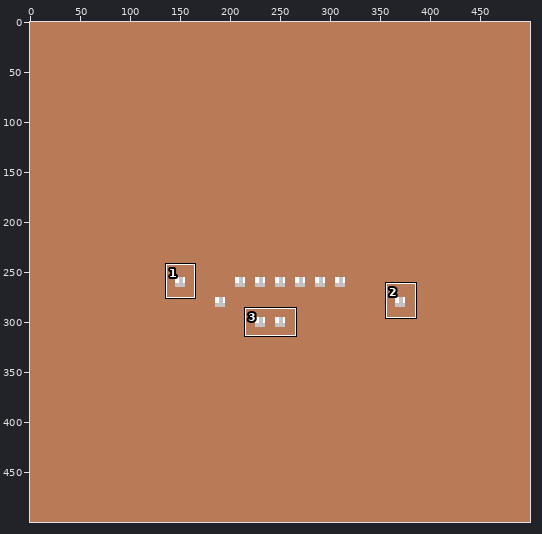
A sprite sheet gets an edit: PlayArtCreator/PlayArt/Offense/1-2_Default.png. The picture above shows the old version from afar; the outline marks the close-up.
Close-up. Before the edit:
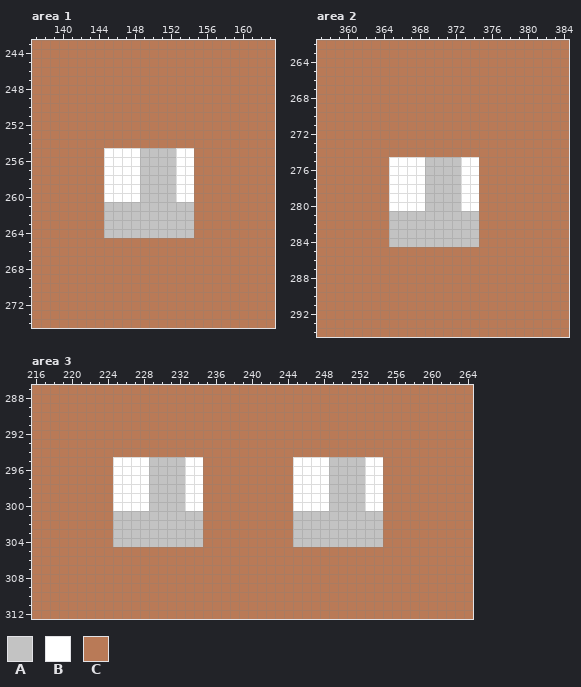
The file is 500x500 pixels. Colours within 5 levels of each other are drawn and written as one. Shown: area 1: x 137..163, y 243..274; area 2: x 357..384, y 262..294; area 3: x 216..264, y 287..312. The commit also changed other parts of the picture, which this record leaves out.
Palette (. is transparent): A #c3c3c3  B #ffffff  C #b97a57
Pixels before, area 1, first column x 137:
243 CCCCCCCCCCCCCCCCCCCCCCCCCCC
244 CCCCCCCCCCCCCCCCCCCCCCCCCCC
245 CCCCCCCCCCCCCCCCCCCCCCCCCCC
246 CCCCCCCCCCCCCCCCCCCCCCCCCCC
247 CCCCCCCCCCCCCCCCCCCCCCCCCCC
248 CCCCCCCCCCCCCCCCCCCCCCCCCCC
249 CCCCCCCCCCCCCCCCCCCCCCCCCCC
250 CCCCCCCCCCCCCCCCCCCCCCCCCCC
251 CCCCCCCCCCCCCCCCCCCCCCCCCCC
252 CCCCCCCCCCCCCCCCCCCCCCCCCCC
253 CCCCCCCCCCCCCCCCCCCCCCCCCCC
254 CCCCCCCCCCCCCCCCCCCCCCCCCCC
255 CCCCCCCCBBBBAAAABBCCCCCCCCC
256 CCCCCCCCBBBBAAAABBCCCCCCCCC
257 CCCCCCCCBBBBAAAABBCCCCCCCCC
258 CCCCCCCCBBBBAAAABBCCCCCCCCC
259 CCCCCCCCBBBBAAAABBCCCCCCCCC
260 CCCCCCCCBBBBAAAABBCCCCCCCCC
261 CCCCCCCCAAAAAAAAAACCCCCCCCC
262 CCCCCCCCAAAAAAAAAACCCCCCCCC
263 CCCCCCCCAAAAAAAAAACCCCCCCCC
264 CCCCCCCCAAAAAAAAAACCCCCCCCC
265 CCCCCCCCCCCCCCCCCCCCCCCCCCC
266 CCCCCCCCCCCCCCCCCCCCCCCCCCC
267 CCCCCCCCCCCCCCCCCCCCCCCCCCC
268 CCCCCCCCCCCCCCCCCCCCCCCCCCC
269 CCCCCCCCCCCCCCCCCCCCCCCCCCC
270 CCCCCCCCCCCCCCCCCCCCCCCCCCC
271 CCCCCCCCCCCCCCCCCCCCCCCCCCC
272 CCCCCCCCCCCCCCCCCCCCCCCCCCC
273 CCCCCCCCCCCCCCCCCCCCCCCCCCC
274 CCCCCCCCCCCCCCCCCCCCCCCCCCC
Pixels before, area 2, first column x 357:
262 CCCCCCCCCCCCCCCCCCCCCCCCCCCC
263 CCCCCCCCCCCCCCCCCCCCCCCCCCCC
264 CCCCCCCCCCCCCCCCCCCCCCCCCCCC
265 CCCCCCCCCCCCCCCCCCCCCCCCCCCC
266 CCCCCCCCCCCCCCCCCCCCCCCCCCCC
267 CCCCCCCCCCCCCCCCCCCCCCCCCCCC
268 CCCCCCCCCCCCCCCCCCCCCCCCCCCC
269 CCCCCCCCCCCCCCCCCCCCCCCCCCCC
270 CCCCCCCCCCCCCCCCCCCCCCCCCCCC
271 CCCCCCCCCCCCCCCCCCCCCCCCCCCC
272 CCCCCCCCCCCCCCCCCCCCCCCCCCCC
273 CCCCCCCCCCCCCCCCCCCCCCCCCCCC
274 CCCCCCCCCCCCCCCCCCCCCCCCCCCC
275 CCCCCCCCBBBBAAAABBCCCCCCCCCC
276 CCCCCCCCBBBBAAAABBCCCCCCCCCC
277 CCCCCCCCBBBBAAAABBCCCCCCCCCC
278 CCCCCCCCBBBBAAAABBCCCCCCCCCC
279 CCCCCCCCBBBBAAAABBCCCCCCCCCC
280 CCCCCCCCBBBBAAAABBCCCCCCCCCC
281 CCCCCCCCAAAAAAAAAACCCCCCCCCC
282 CCCCCCCCAAAAAAAAAACCCCCCCCCC
283 CCCCCCCCAAAAAAAAAACCCCCCCCCC
284 CCCCCCCCAAAAAAAAAACCCCCCCCCC
285 CCCCCCCCCCCCCCCCCCCCCCCCCCCC
286 CCCCCCCCCCCCCCCCCCCCCCCCCCCC
287 CCCCCCCCCCCCCCCCCCCCCCCCCCCC
288 CCCCCCCCCCCCCCCCCCCCCCCCCCCC
289 CCCCCCCCCCCCCCCCCCCCCCCCCCCC
290 CCCCCCCCCCCCCCCCCCCCCCCCCCCC
291 CCCCCCCCCCCCCCCCCCCCCCCCCCCC
292 CCCCCCCCCCCCCCCCCCCCCCCCCCCC
293 CCCCCCCCCCCCCCCCCCCCCCCCCCCC
294 CCCCCCCCCCCCCCCCCCCCCCCCCCCC
Pixels before, area 3, first column x 216:
287 CCCCCCCCCCCCCCCCCCCCCCCCCCCCCCCCCCCCCCCCCCCCCCCCC
288 CCCCCCCCCCCCCCCCCCCCCCCCCCCCCCCCCCCCCCCCCCCCCCCCC
289 CCCCCCCCCCCCCCCCCCCCCCCCCCCCCCCCCCCCCCCCCCCCCCCCC
290 CCCCCCCCCCCCCCCCCCCCCCCCCCCCCCCCCCCCCCCCCCCCCCCCC
291 CCCCCCCCCCCCCCCCCCCCCCCCCCCCCCCCCCCCCCCCCCCCCCCCC
292 CCCCCCCCCCCCCCCCCCCCCCCCCCCCCCCCCCCCCCCCCCCCCCCCC
293 CCCCCCCCCCCCCCCCCCCCCCCCCCCCCCCCCCCCCCCCCCCCCCCCC
294 CCCCCCCCCCCCCCCCCCCCCCCCCCCCCCCCCCCCCCCCCCCCCCCCC
295 CCCCCCCCCBBBBAAAABBCCCCCCCCCCBBBBAAAABBCCCCCCCCCC
296 CCCCCCCCCBBBBAAAABBCCCCCCCCCCBBBBAAAABBCCCCCCCCCC
297 CCCCCCCCCBBBBAAAABBCCCCCCCCCCBBBBAAAABBCCCCCCCCCC
298 CCCCCCCCCBBBBAAAABBCCCCCCCCCCBBBBAAAABBCCCCCCCCCC
299 CCCCCCCCCBBBBAAAABBCCCCCCCCCCBBBBAAAABBCCCCCCCCCC
300 CCCCCCCCCBBBBAAAABBCCCCCCCCCCBBBBAAAABBCCCCCCCCCC
301 CCCCCCCCCAAAAAAAAAACCCCCCCCCCAAAAAAAAAACCCCCCCCCC
302 CCCCCCCCCAAAAAAAAAACCCCCCCCCCAAAAAAAAAACCCCCCCCCC
303 CCCCCCCCCAAAAAAAAAACCCCCCCCCCAAAAAAAAAACCCCCCCCCC
304 CCCCCCCCCAAAAAAAAAACCCCCCCCCCAAAAAAAAAACCCCCCCCCC
305 CCCCCCCCCCCCCCCCCCCCCCCCCCCCCCCCCCCCCCCCCCCCCCCCC
306 CCCCCCCCCCCCCCCCCCCCCCCCCCCCCCCCCCCCCCCCCCCCCCCCC
307 CCCCCCCCCCCCCCCCCCCCCCCCCCCCCCCCCCCCCCCCCCCCCCCCC
308 CCCCCCCCCCCCCCCCCCCCCCCCCCCCCCCCCCCCCCCCCCCCCCCCC
309 CCCCCCCCCCCCCCCCCCCCCCCCCCCCCCCCCCCCCCCCCCCCCCCCC
310 CCCCCCCCCCCCCCCCCCCCCCCCCCCCCCCCCCCCCCCCCCCCCCCCC
311 CCCCCCCCCCCCCCCCCCCCCCCCCCCCCCCCCCCCCCCCCCCCCCCCC
312 CCCCCCCCCCCCCCCCCCCCCCCCCCCCCCCCCCCCCCCCCCCCCCCCC
Once edited:
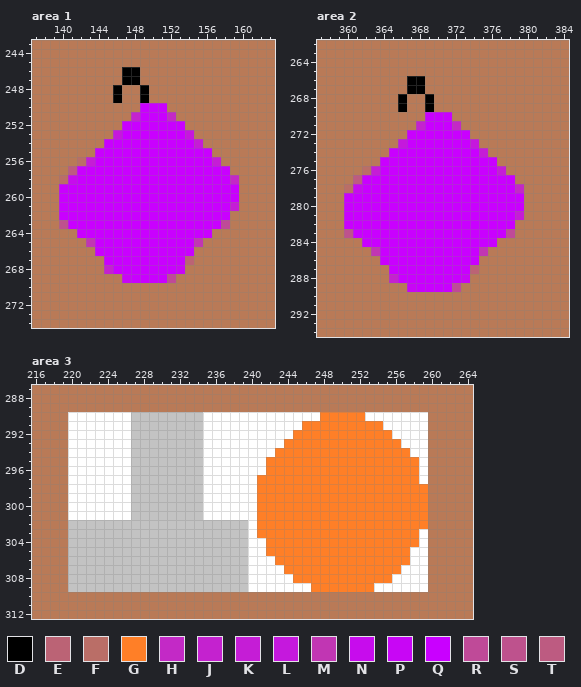
Colours new in this view: D #000000  E #bb6375  F #ba6e67  G #ff7f27  H #c329c6  J #c422cf  K #c51dd6  L #c518dd  M #c136b3  N #c70ced  P #c806f5  Q #c900ff  R #bf4a98  S #be528d  T #bd5b81
Change:
Changed rows in their new state; - is an unchanged pixel.
Area 1:
first column x 140:
246 -------DD-----------
247 -------DD-----------
248 ------D--D----------
249 ------D--D----------
250 ---------QQQ--------
251 --------JQQQH-------
252 -------QQQQQQQ------
253 ------LQQQQQQQL-----
254 -----QQQQQQQQQQK----
255 ----QQQQQQQQQQQQQ---
256 --FKQQQQQQQQQQQQQK--
257 -TQQQQQQQQQQQQQQQQQ-
258 FNQQQQQQQQQQQQQQQQQH
259 QQQQQQQQQQQQQQQQQQQQ
260 QQQQQQQQQQQQQQQQQQQQ
261 QQQQQQQQQQQQQQQQQQQK
262 QQQQQQQQQQQQQQQQQQQ-
263 SQQQQQQQQQQQQQQQQQR-
264 --QQQQQQQQQQQQQQQ---
265 ---MQQQQQQQQQQQM----
266 ----QQQQQQQQQQQ-----
267 -----QQQQQQQQQE-----
268 -----JQQQQQQQP------
269 -------PQQQQR-------
Area 2:
first column x 360:
266 -------DD-----------
267 -------DD-----------
268 ------D--D----------
269 ------D--D----------
270 ---------QQQ--------
271 --------JQQQH-------
272 -------QQQQQQQ------
273 ------LQQQQQQQL-----
274 -----QQQQQQQQQQK----
275 ----QQQQQQQQQQQQQ---
276 --FKQQQQQQQQQQQQQK--
277 -TQQQQQQQQQQQQQQQQQ-
278 FNQQQQQQQQQQQQQQQQQH
279 QQQQQQQQQQQQQQQQQQQQ
280 QQQQQQQQQQQQQQQQQQQQ
281 QQQQQQQQQQQQQQQQQQQK
282 QQQQQQQQQQQQQQQQQQQ-
283 SQQQQQQQQQQQQQQQQQR-
284 --QQQQQQQQQQQQQQQ---
285 ---MQQQQQQQQQQQM----
286 ----QQQQQQQQQQQ-----
287 -----QQQQQQQQQE-----
288 -----JQQQQQQQP------
289 -------PQQQQR-------
Area 3:
first column x 220:
290 BBBBBBBAAAAAAAABBBBBBBBBBBBBGGGGGBBBBBBB
291 BBBBBBBAAAAAAAABBBBBBBBBBBGGGGGGGGGBBBBB
292 BBBBBBBAAAAAAAABBBBBBBBBBGGGGGGGGGGGBBBB
293 BBBBBBBAAAAAAAABBBBBBBBBGGGGGGGGGGGGGBBB
294 BBBBBBBAAAAAAAABBBBBBBBGGGGGGGGGGGGGGGBB
295 BBBBB--AA----AABBBBBBBGGGGGGGGGGGGGGGGGB
296 BBBBB--AA----AABBBBBBBGGGGGGGGGGGGGGGGGB
297 BBBBB--AA----AABBBBBBGGGGGGGGGGGGGGGGGGB
298 BBBBB--AA----AABBBBBBGGGGGGGGGGGGGGGGGGG
299 BBBBB--AA----AABBBBBBGGGGGGGGGGGGGGGGGGG
300 BBBBB--AA----AABBBBBBGGGGGGGGGGGGGGGGGGG
301 BBBBBBB--------BBBBBBGGGGGGGGGGGGGGGGGGG
302 AAAAA----------AAAAABGGGGGGGGGGGGGGGGGGG
303 AAAAA----------AAAAABGGGGGGGGGGGGGGGGGGB
304 AAAAA----------AAAAABBGGGGGGGGGGGGGGGGGB
305 AAAAAAAAAAAAAAAAAAAABBGGGGGGGGGGGGGGGGBB
306 AAAAAAAAAAAAAAAAAAAABBBGGGGGGGGGGGGGGGBB
307 AAAAAAAAAAAAAAAAAAAABBBBGGGGGGGGGGGGGBBB
308 AAAAAAAAAAAAAAAAAAAABBBBBGGGGGGGGGGGBBBB
309 AAAAAAAAAAAAAAAAAAAABBBBBBBGGGGGGGBBBBBB
Where, in picture pixels (left, top, right, bottom), the same in both close-ups:
changed: (59, 67, 239, 283)
changed: (344, 76, 524, 292)
changed: (68, 412, 428, 592)
